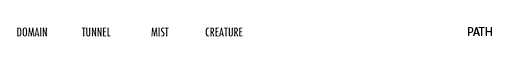
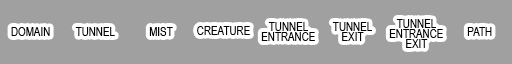
Before/after of a 512x64 layered artwork. What changed in the layer stack:
added layer "CREATURE" above "MIST" over [197, 26, 250, 35]
added layer "MIST" above "TUNNEL" over [149, 27, 173, 36]
added layer "TUNNEL" above "DOMAIN" over [75, 27, 115, 36]
added layer "DOMAIN" above "TUNNEL EXIT" over [11, 27, 50, 36]
added layer "TUNNEL EXIT" above "TUNNEL ENTRANCE EXIT" over [332, 22, 372, 41]
added layer "TUNNEL ENTRANCE EXIT" above "TUNNEL ENTRANCE" over [389, 19, 443, 48]
added layer "TUNNEL ENTRANCE" above "PATH" over [261, 22, 315, 41]
painted on "PATH" over [467, 27, 492, 36]
"Layer 0": opacity 100% → 75%, painted on it over [0, 0, 512, 64]
